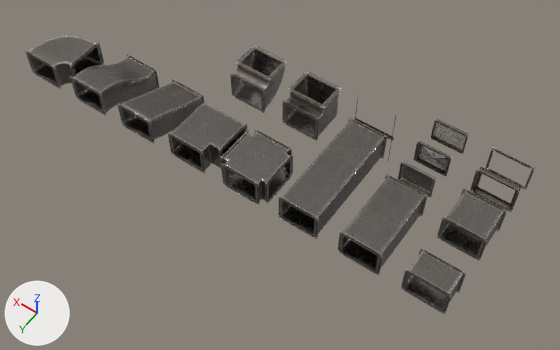
The glTF model assets/models/modular_airduct_rectangular_01/modular_airduct_rectangular_01.gltf: old version first, new version second.
One viewpoint serves both versions: a camera (50 mm lens) standing at (-4.38, 6.21, 8.84) and looking at (-0.08, 0.19, -0.62). The axes (+X, +Y, +Z) are drawn at lower left. The lights are the same throughout. The first picture is the older version. Where no turn or scale is listed for an object, it has been applied to the vertices.

Names of what the first picture shows: 'modular_airduct_rectangular_01_bend_01', 'modular_airduct_rectangular_01_bend_02', 'modular_airduct_rectangular_01_brace_01', 'modular_airduct_rectangular_01_connector_01', 'modular_airduct_rectangular_01_corner_01', 'modular_airduct_rectangular_01_corner_02', 'modular_airduct_rectangular_01_double_01', 'modular_airduct_rectangular_01_fastener_01.025', 'modular_airduct_rectangular_01_half_01', 'modular_airduct_rectangular_01_single_01', 'modular_airduct_rectangular_01_splitter_01', 'modular_airduct_rectangular_01_transition_double_01', 'modular_airduct_rectangular_01_transition_double_02', 'modular_airduct_rectangular_01_tripple_01', 'modular_airduct_rectangular_01_vent_01', 'modular_airduct_rectangular_01_vent_02', 'modular_airduct_rectangular_01_vent_closed_01' and 1 more.
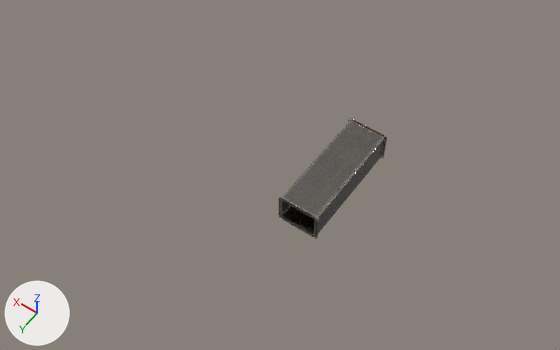
The change, as a list of edits to the scene's bpy script:
```text
Remove ob_modular_airduct_rectangular_01_single_01:
    ob_modular_airduct_rectangular_01_single_01 = bpy.data.objects.new('modular_airduct_rectangular_01_single_01', me_cube_003)
Remove ob_modular_airduct_rectangular_01_double_01:
    ob_modular_airduct_rectangular_01_double_01 = bpy.data.objects.new('modular_airduct_rectangular_01_double_01', me_cube_007)
Remove ob_modular_airduct_rectangular_01_corner_01:
    ob_modular_airduct_rectangular_01_corner_01 = bpy.data.objects.new('modular_airduct_rectangular_01_corner_01', me_cube_019)
Remove ob_modular_airduct_rectangular_01_corner_02:
    ob_modular_airduct_rectangular_01_corner_02 = bpy.data.objects.new('modular_airduct_rectangular_01_corner_02', me_cube_020)
Remove ob_modular_airduct_rectangular_01_bend_02:
    ob_modular_airduct_rectangular_01_bend_02 = bpy.data.objects.new('modular_airduct_rectangular_01_bend_02', me_cube_021)
Remove ob_modular_airduct_rectangular_01_bend_01:
    ob_modular_airduct_rectangular_01_bend_01 = bpy.data.objects.new('modular_airduct_rectangular_01_bend_01', me_cube_023)
Remove ob_modular_airduct_rectangular_01_transition_double_01:
    ob_modular_airduct_rectangular_01_transition_double_01 = bpy.data.objects.new('modular_airduct_rectangular_01_transition_double_01', me_cube_024)
Remove ob_modular_airduct_rectangular_01_transition_double_02:
    ob_modular_airduct_rectangular_01_transition_double_02 = bpy.data.objects.new('modular_airduct_rectangular_01_transition_double_02', me_cube_025)
Remove ob_modular_airduct_rectangular_01_splitter_01:
    ob_modular_airduct_rectangular_01_splitter_01 = bpy.data.objects.new('modular_airduct_rectangular_01_splitter_01', me_cube_026)
Remove ob_modular_airduct_rectangular_01_half_01:
    ob_modular_airduct_rectangular_01_half_01 = bpy.data.objects.new('modular_airduct_rectangular_01_half_01', me_cube_027)
Remove ob_modular_airduct_rectangular_01_connector_01:
    ob_modular_airduct_rectangular_01_connector_01 = bpy.data.objects.new('modular_airduct_rectangular_01_connector_01', me_cube_028)
Remove ob_modular_airduct_rectangular_01_vent_01:
    ob_modular_airduct_rectangular_01_vent_01 = bpy.data.objects.new('modular_airduct_rectangular_01_vent_01', me_cube_029)
Remove ob_modular_airduct_rectangular_01_vent_02:
    ob_modular_airduct_rectangular_01_vent_02 = bpy.data.objects.new('modular_airduct_rectangular_01_vent_02', me_cube_030)
Remove ob_modular_airduct_rectangular_01_vent_closed_01:
    ob_modular_airduct_rectangular_01_vent_closed_01 = bpy.data.objects.new('modular_airduct_rectangular_01_vent_closed_01', me_cube_031)
Remove ob_modular_airduct_rectangular_01_brace_01:
    ob_modular_airduct_rectangular_01_brace_01 = bpy.data.objects.new('modular_airduct_rectangular_01_brace_01', me_cube_032)
Remove ob_modular_airduct_rectangular_01_fastener_01_025:
    ob_modular_airduct_rectangular_01_fastener_01_025 = bpy.data.objects.new('modular_airduct_rectangular_01_fastener_01.025', me_plane_029)
```

Pixel boxes [x1, y1, x2, y2] of what changed, in the pictures (560 x 350 px):
'modular_airduct_rectangular_01_double_01', deleted: before [338, 174, 427, 275]
'modular_airduct_rectangular_01_splitter_01', deleted: before [221, 129, 293, 205]
'modular_airduct_rectangular_01_corner_02', deleted: before [168, 103, 247, 173]
'modular_airduct_rectangular_01_transition_double_02', deleted: before [70, 54, 159, 115]
'modular_airduct_rectangular_01_transition_double_01', deleted: before [118, 79, 204, 144]
'modular_airduct_rectangular_01_single_01', deleted: before [437, 189, 507, 260]
'modular_airduct_rectangular_01_corner_01', deleted: before [282, 71, 342, 141]
'modular_airduct_rectangular_01_bend_02', deleted: before [26, 36, 104, 89]
'modular_airduct_rectangular_01_bend_01', deleted: before [231, 45, 288, 113]
'modular_airduct_rectangular_01_half_01', deleted: before [401, 248, 466, 314]
'modular_airduct_rectangular_01_connector_01', deleted: before [470, 167, 521, 212]
'modular_airduct_rectangular_01_vent_closed_01', deleted: before [398, 161, 436, 197]
'modular_airduct_rectangular_01_vent_02', deleted: before [414, 141, 452, 176]
'modular_airduct_rectangular_01_vent_01', deleted: before [431, 119, 468, 154]
'modular_airduct_rectangular_01_fastener_01.025', deleted: before [485, 148, 535, 189]
'modular_airduct_rectangular_01_brace_01', deleted: before [354, 118, 394, 141]
